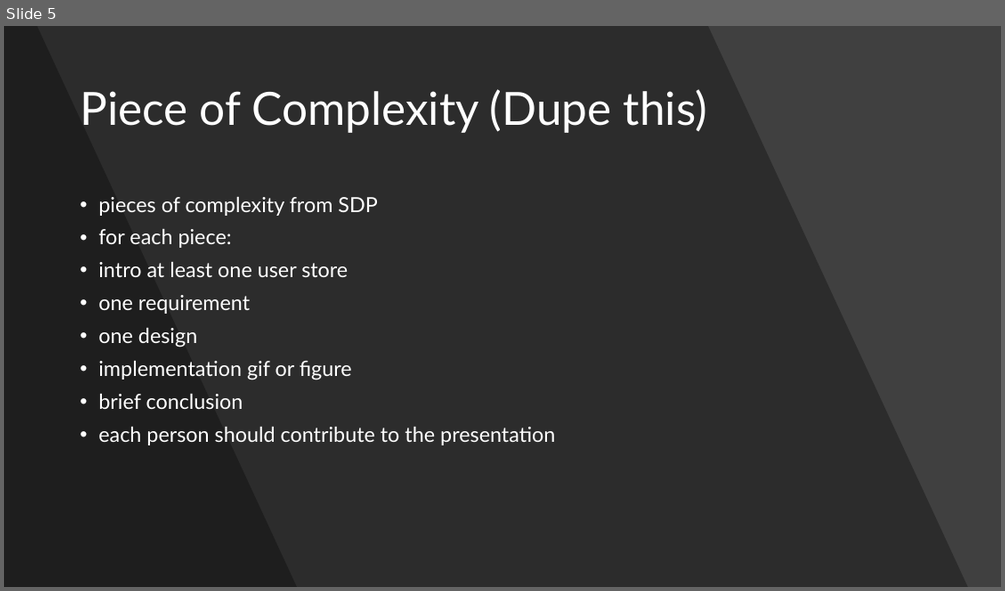
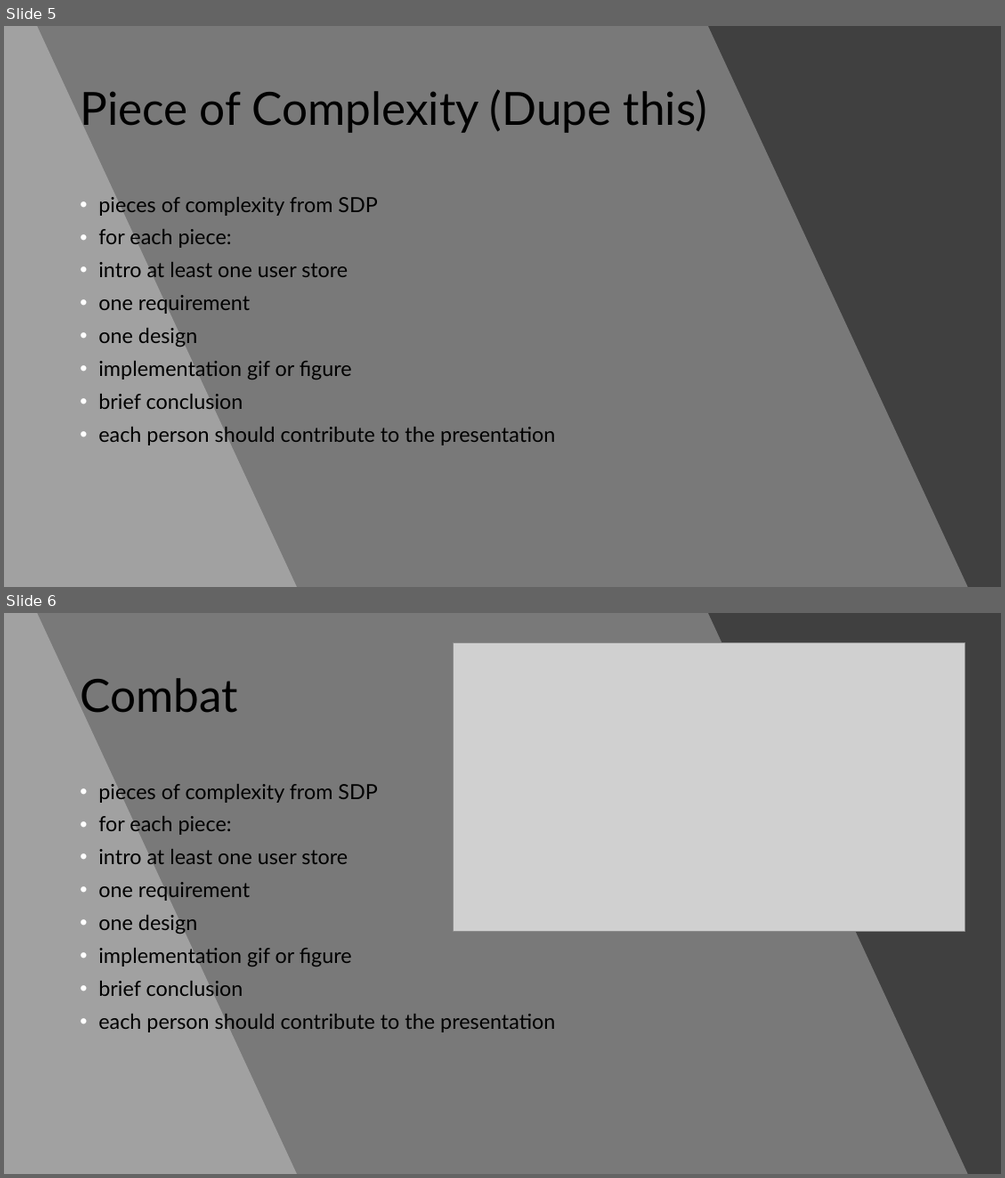
Before and after one commit to WSU-cshimizu/ceg4110-group-project-no-grads, a slide deck: presentation materials/PresentationPowerpoint.pptx. Shown one above the other, each under a label of ours: slide 5 before the commit, slides 5 and 6 after it. The pictures are 1005x591 and 1005x1178 pixels, drawn with LibreOffice and Linux fonts; fonts in the diff are those of the drawing; grey boxes stand for pictures. Boxes give left, top, right and bottom in pixels: in the first picture for what was removed or moved away, otherwise in the second. Text is boxed around its words. In the diff, an @@ line names an element or a change of style, - is before the commit and + after.

Commit message:
made enemies faster, recorded combat video, worked on combat slide

```diff
--- a/presentation materials/PresentationPowerpoint.pptx
+++ b/presentation materials/PresentationPowerpoint.pptx
@@ slide 6 added at [4,613,1001,1174], background #404040 @@
@@ freeform shape added at [4,613,968,1174], fill #FFFFFF at 30% opacity @@
@@ freeform shape added at [4,613,297,1174], fill #FFFFFF at 30% opacity @@
@@ picture added at [453,643,965,931] @@
@@ title added at [80,678,237,713], 44 pt, text #000000 @@
+Combat
@@ text added at [98,784,555,1032], 20 pt, text #000000 @@
+• pieces of complexity from SDP
+• for each piece:
+• intro at least one user store
+• one requirement
+• one design
+• implementation gif or figure
+• brief conclusion
+• each person should contribute to the presentation
@@ slide 5 changed as well @@
@@ freeform shape at [4,26,968,587]: fill #000000 at 30% opacity to #FFFFFF at 30% opacity @@
@@ freeform shape at [4,26,297,587]: fill #000000 at 30% opacity to #FFFFFF at 30% opacity @@
@@ title "Piece of Complexity (Dupe this)" at [80,89,707,133]: text colour #FFFFFF to #000000 @@
@@ text "pieces of complexity from SDP" at [98,197,555,445]: text colour #FFFFFF to #000000 @@
```
Also in this commit, not shown: 6 other slides changed, 8 other files.
